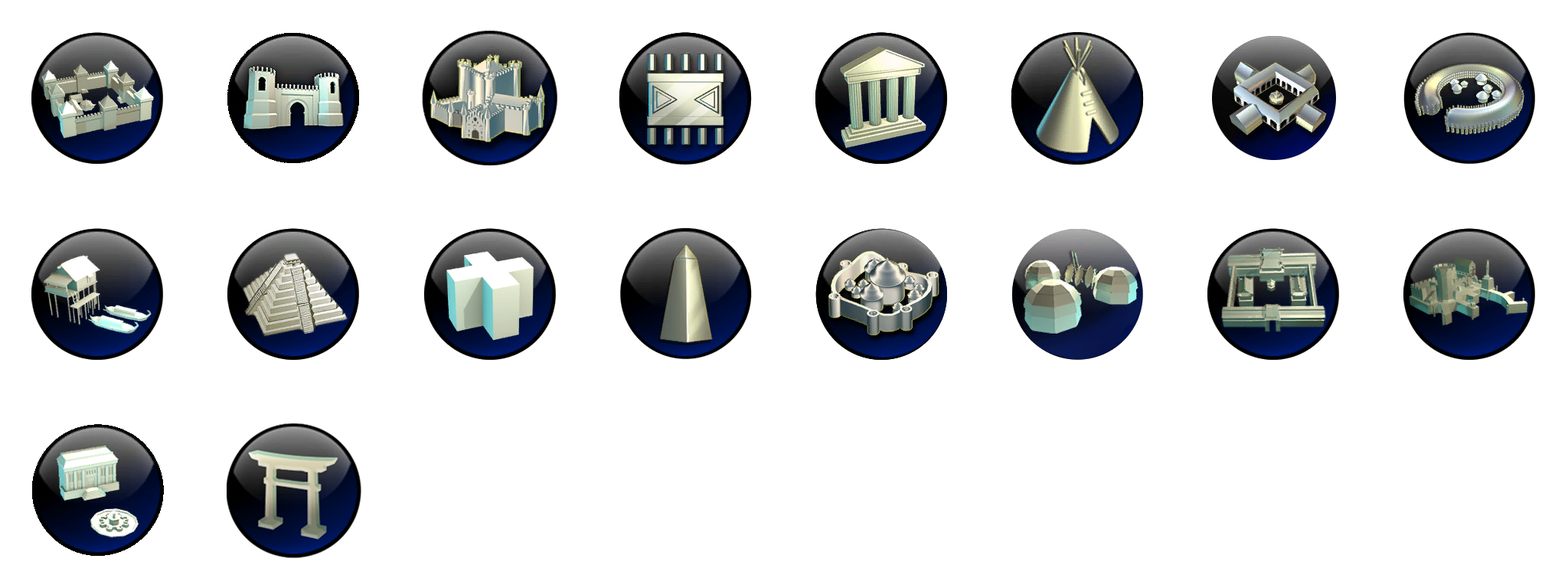
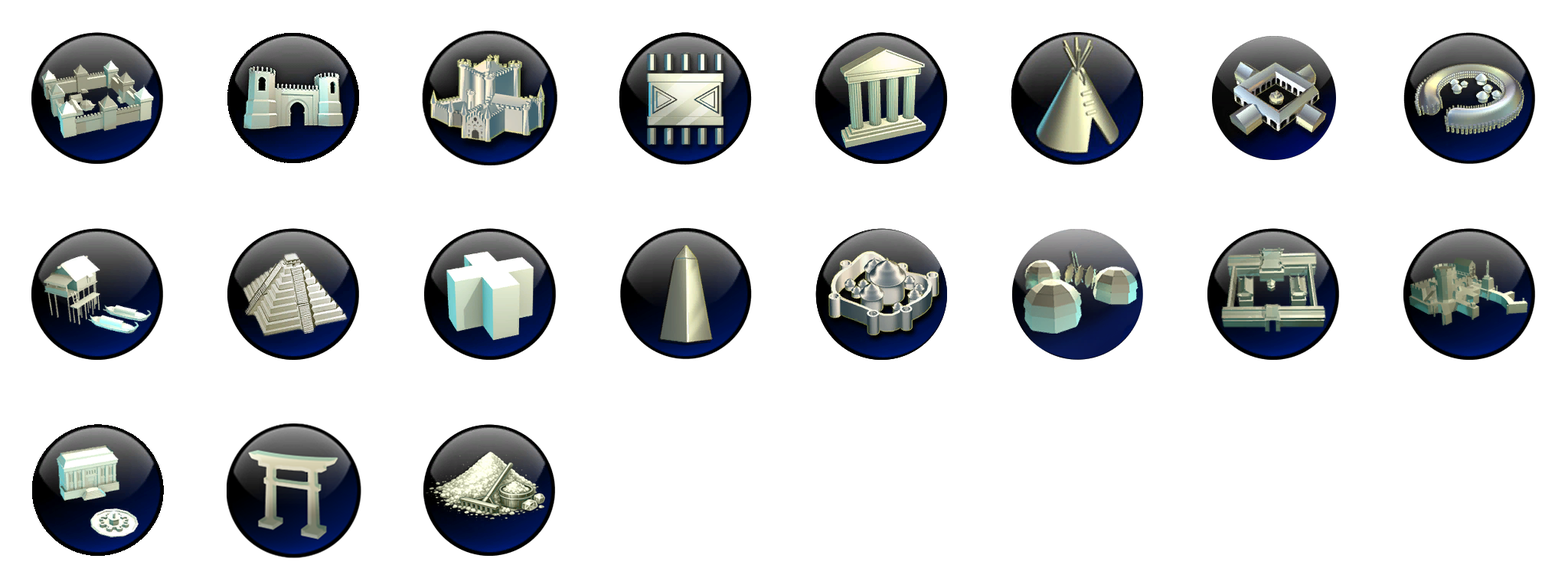
Layered file, before and after one edit (1568x588). Changes by layer:
painted on "main surface" over [421, 424, 556, 557]
